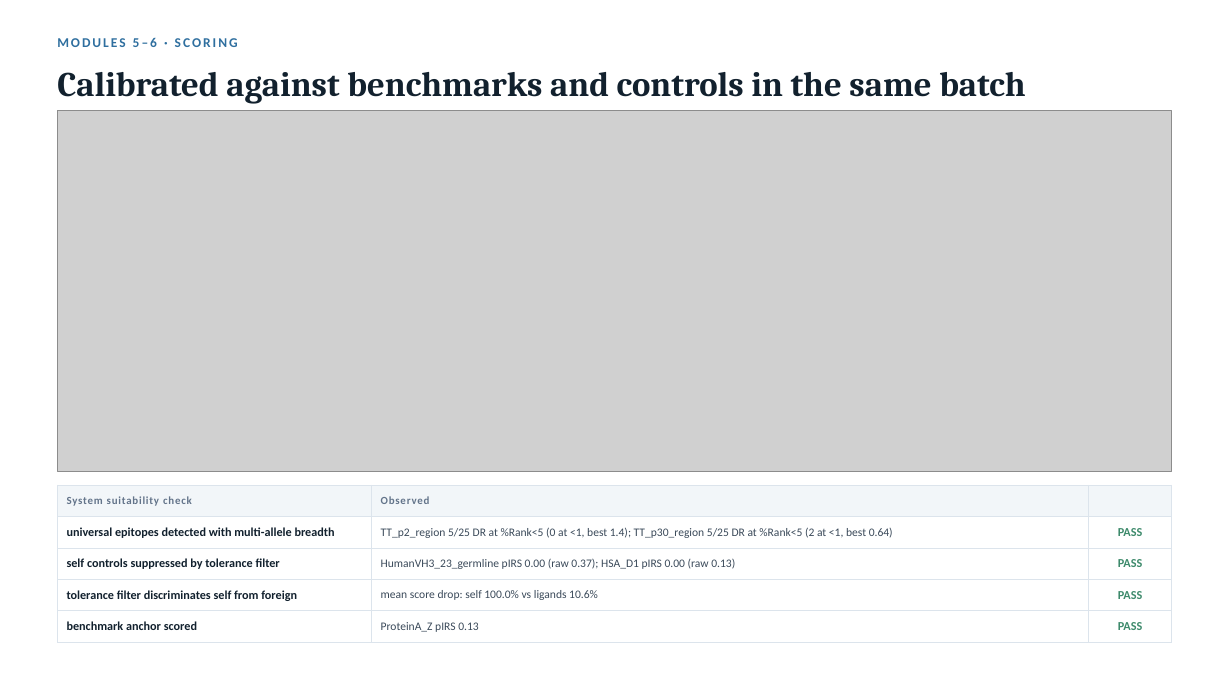
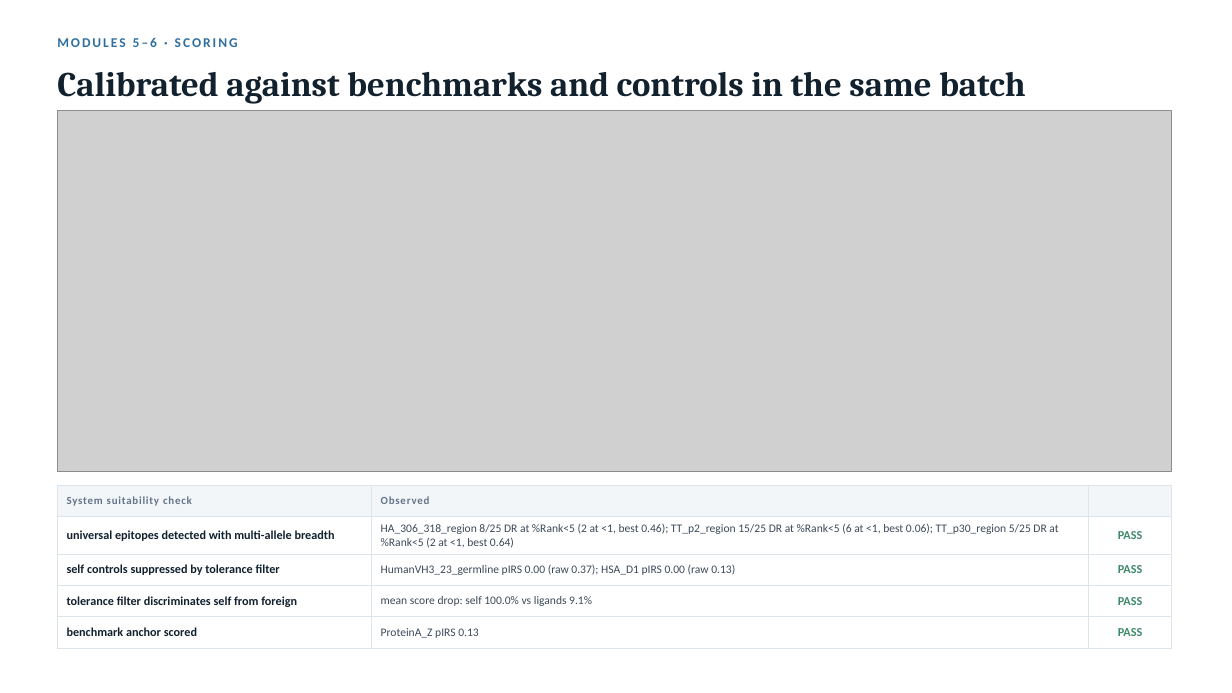
Before and after one commit to YuhaoWang-crypto/ClaudeCode, a slide deck: slide 8 of hla_ligand_immunogenicity/report.pptx (slide 7 before the commit). Drawn at 1232x693 pixels with LibreOffice and Linux fonts; fonts in the diff are those of the drawing; grey boxes stand for pictures. Boxes give left, top, right and bottom in pixels: in the first picture for what was removed or moved away, otherwise in the second. Text is boxed around its words. In the diff, an @@ line names an element or a change of style, - is before the commit and + after.

```diff
--- a/hla_ligand_immunogenicity/report.pptx
+++ b/hla_ligand_immunogenicity/report.pptx
@@ table at [57, 485, 1172, 642] @@
-row 2, column 2: TT_p2_region 5/25 DR at %Rank<5 (0 at <1, best 1.4); TT_p30_region 5/25 DR at %Rank<5 (2 at <1, best 0.64)
+row 2, column 2: HA_306_318_region 8/25 DR at %Rank<5 (2 at <1, best 0.46); TT_p2_region 15/25 DR at %Rank<5 (6 at <1, best 0.06); TT_p30_region 5/25 DR at %Rank<5 (2 at <1, best 0.64)
-row 4, column 2: mean score drop: self 100.0% vs ligands 10.6%
+row 4, column 2: mean score drop: self 100.0% vs ligands 9.1%
```
Also in this commit, not shown: 5 other slides changed, 1 slide added, 6 other files.
